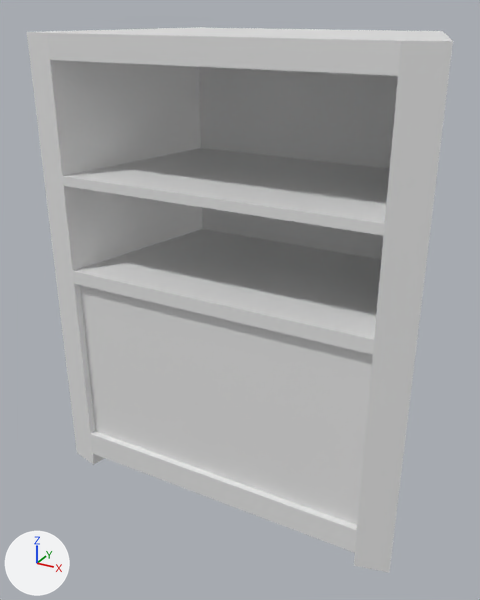
One commit to the FBX model Assets/Assets/Assets For Wizards/shelf.fbx: the scene before it, then after it.
Rendered twice from a camera (50 mm lens) standing at (0.432, -0.826, 0.712) and looking at (-0.019, -0.005, 0.301). The axes (+X, +Y, +Z) are drawn at lower left. The lights are the same throughout. Where no turn or scale is listed for an object, it has been applied to the vertices.
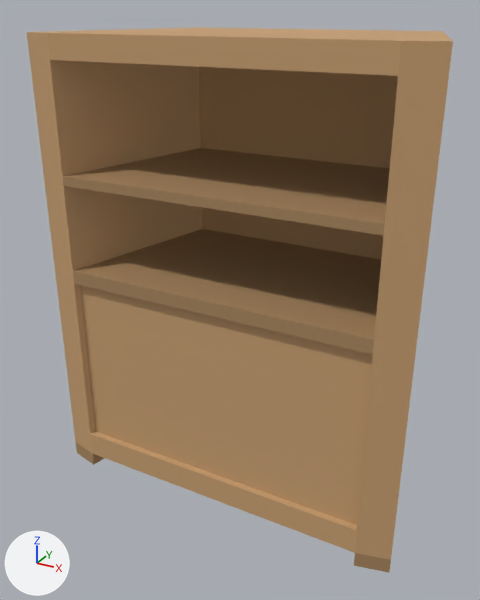
Edits to the bpy script that builds the scene:
```text
Add mat_material__2:
    mat_material__2 = principled_material('Material #2')
    mat_material__2.base_color = (0.573, 0.345, 0.165)  # brown #c79f71
    mat_material__2.roughness = 0.859
Add mat_material__3:
    mat_material__3 = principled_material('Material #3')
    mat_material__3.base_color = (0.388, 0.235, 0.11)  # brown #a7855d
    mat_material__3.roughness = 0.859
Change me_mesh:
    where me_mesh.from_pydata(...)  # 132 vertices, 130 faces; spans x -0.28..0.28, y -0.134..0.185, z 0.0..0.683
    used by ob_box001; location = (0.0, 0.0, 0.0)
    me_mesh part 1: 104 of the faces centred in x -0.277..0.277, y -0.134..0.181, z 0.023..0.683 switch from no material to mat_material__2 (brown #c79f71)
    me_mesh part 2: all 6 faces centred in x 0.0, y -0.134..0.001, z 0.333..0.495 switch from no material to mat_material__3 (brown #a7855d)
    me_mesh part 3: all 5 faces centred in x -0.277..-0.23, y -0.128..-0.101, z 0.0..0.011 switch from no material to mat_material__3 (brown #a7855d)
    me_mesh part 4: all 5 faces centred in x 0.23..0.277, y -0.128..-0.101, z 0.0..0.011 switch from no material to mat_material__3 (brown #a7855d)
```

Changed parts and their boxes [x1, y1, x2, y2] in the pictures (480 x 600 px):
part 1 of me_mesh, recoloured (grey to brown)
    both: [27, 27, 453, 560]
part 2 of me_mesh, recoloured (grey to brown)
    both: [63, 148, 390, 355]
part 3 of me_mesh, recoloured (grey to brown)
    both: [76, 443, 104, 465]
part 4 of me_mesh, recoloured (grey to brown)
    both: [354, 553, 391, 572]
